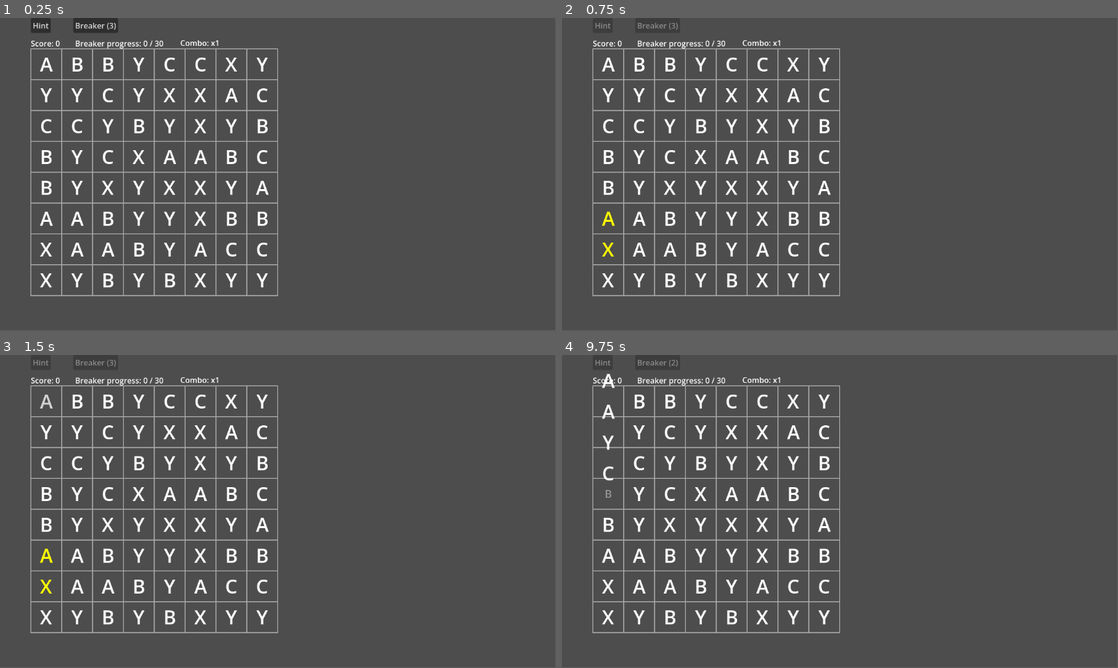
Above: before the commit, frames 1-4 (two rows, left to right).
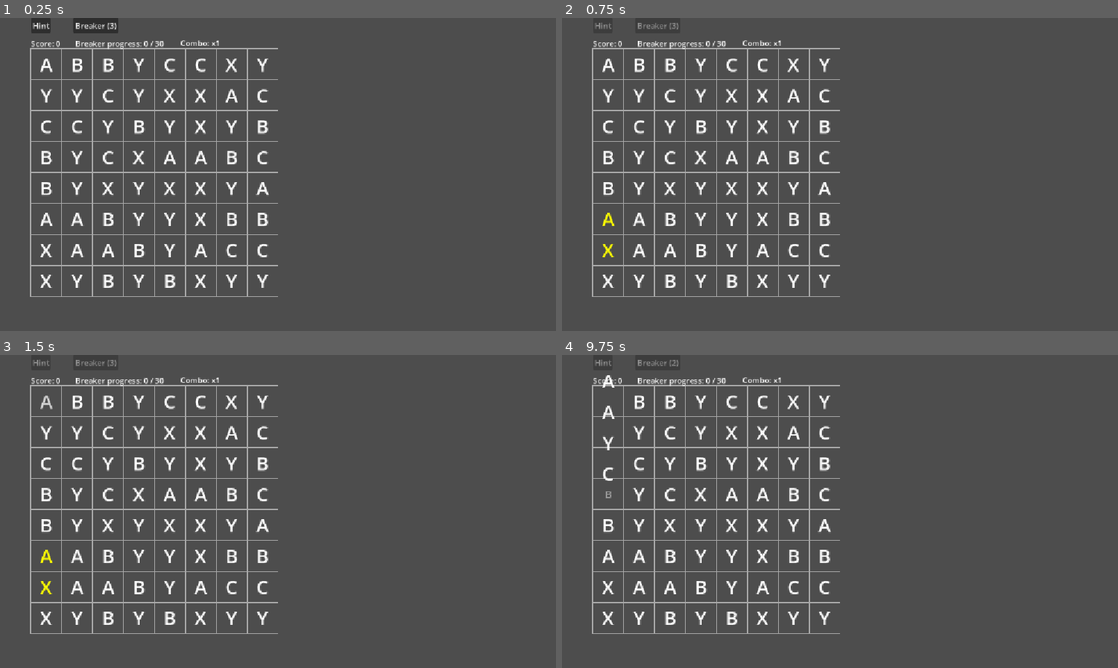
Above: after the commit, the same moments.

Repository: fehudma/godot_projects
Game: Godot game, scene res://Scenes/game.tscn
The game is run twice, just before and just after one commit, with the same random seed, the same clock (stepped at 60 frames per second) and the same inputs.
Inputs (mouse positions are in pixels of both pictures, inside the frame that each line leads up to):
- Up to frame 1 (0.25 s): no input
- Up to frame 2 (0.75 s): click "Hint" at 0.5 s
- Up to frame 3 (1.5 s): tap Enter at 1.25 s; move the mouse to (44, 401) at 1.27 s; click (44, 401) at 1.42 s
- Up to frame 4 (9.75 s): click "Breaker (3)" at 2 s; click "Breaker: ON (3)" at 2.75 s; click "Hint" at 3.5 s; tap Space at 4.25, 9.5 s; move the mouse to (606, 433) at 4.27 s; click (606, 433) at 4.42 s; click "Breaker (3)" at 5 s; click "Breaker: ON (3)" at 5.75 s; click "Hint" at 6.5 s; tap Enter at 7.25 s; move the mouse to (606, 461) at 7.27 s; click (606, 461) at 7.42 s; click "Breaker (3)" at 8 s; click "Breaker: ON (3)" at 8.75 s; move the mouse to (606, 492) at 9.52 s; click (606, 492) at 9.67 s
In our replay, the window is 799x449 before the commit and 800x450 after it. These sizes can differ from the game's own. Grey fills any space a smaller window leaves; there, only what the larger window draws over its background counts as a difference.

The runs differ from the first frame. In frame 1, 5.1% of the frame differs, in the area x 5-50%, y 1-90%; in frame 2, 5.0%; in frame 3, 5.0%; in frame 4, 5.0%.

Commit message:
Change stretch settings

Diff:
--- a/project.godot
+++ b/project.godot
@@ -15,6 +15,11 @@
 config/features=PackedStringArray("4.6", "Mobile")
 config/icon="res://icon.svg"
 
+[display]
+
+window/stretch/mode="canvas_items"
+window/stretch/aspect="expand"
+
 [physics]
 
 3d/physics_engine="Jolt Physics"
@@ -23,3 +28,4 @@
 
 rendering_device/driver.windows="d3d12"
 renderer/rendering_method="mobile"
+textures/vram_compression/import_etc2_astc=true
Not shown, added: export_presets.cfg
